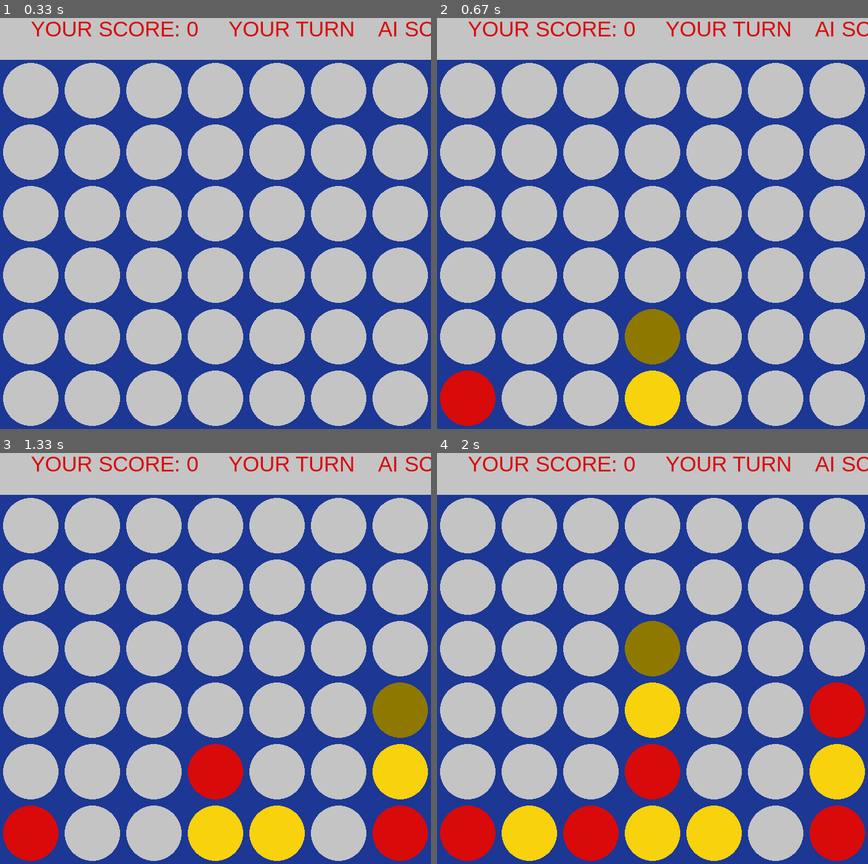
Above: before the commit, frames 1-4 (two rows, left to right).
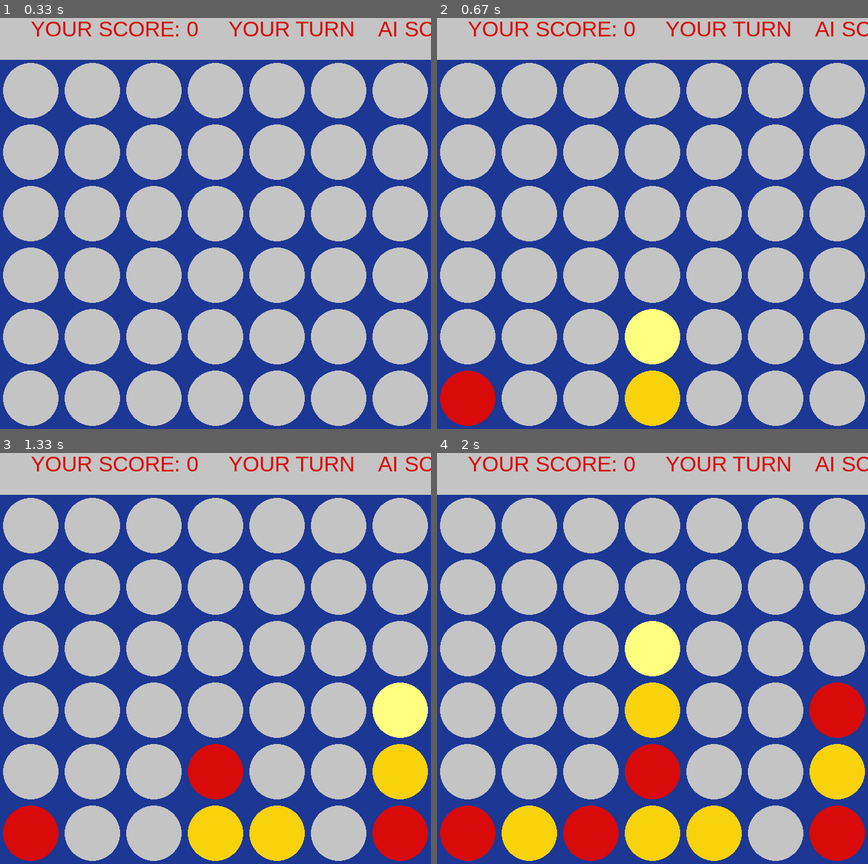
Above: after the commit, the same moments.

Repository: Alimohamad21/Connect-Four-AI
Game: pygame game, started from main.py
Two runs of this game, one before a commit and one after it. Both use one fixed random seed, a clock stepped at 60 frames per second and the inputs below.
Inputs (mouse positions are in pixels of both pictures, inside the frame that each line leads up to):
- Up to frame 1 (0.33 s): no input
- Up to frame 2 (0.67 s): click (652, 215) at 0.38 s
- Up to frame 3 (1.33 s): click (258, 744) at 0.72 s; click (374, 802) at 1.05 s
- Up to frame 4 (2 s): click (549, 563) at 1.38 s; click (652, 699) at 1.72 s

Frame 1 is identical in both runs. In frame 2, 1.3% of the frame differs, in the area x 43-57%, y 70-85%; in frame 3, 1.3%; in frame 4, 1.3%.

Commit message:
minor changes for GUI

Diff:
--- a/constants.py
+++ b/constants.py
@@ -4,7 +4,7 @@
 RED = (216, 10, 10, 1)
 YELLOW = (248, 210, 12, 1)
 GREY = (196, 196, 196, 1)
-FADED_YELLOW = (142, 120, 0, 1)
+FADED_YELLOW = (255, 255, 127) #(142, 120, 0, 1)
 ROW_COUNT = 6  # number of rows
 COLUMN_COUNT = 7  # number of columns
 SQUARE_SIZE = 100
--- a/gui.py
+++ b/gui.py
@@ -21,6 +21,7 @@
     SCREEN.fill(BLACK)
     drawBoard()
     selectedColumn = 0
+    print(pygame.font.get_fonts())
     while True:
         if isFull(boardState):
             if yellowScore>redScore:
@@ -34,7 +35,7 @@
         displayGameState(message)
         x = pygame.mouse.get_pos()[0]
         y = pygame.mouse.get_pos()[1]
-        print(f'x:{x} y:{y}')
+        # print(f'x:{x} y:{y}')
         if isUserTurn:
             if y > 100:
                 if x // 100 == selectedColumn:
@@ -44,6 +45,8 @@
                 else:
                     selectedColumn = x // 100
                     drawBoard()
+            else:
+                drawBoard()
         else:
             column = randint(0, 6)
             while isColumnFull(boardState, column):
@@ -53,7 +56,7 @@
             drawBoard()
             isUserTurn = True
         for event in pygame.event.get():
-            if event.type == pygame.MOUSEBUTTONDOWN and isUserTurn:
+            if event.type == pygame.MOUSEBUTTONDOWN and isUserTurn and y > 100:
                 if not isColumnFull(boardState, selectedColumn):
                     boardState = insertAtColumn(boardState, selectedColumn, 'Y')
                     isUserTurn = False
@@ -78,7 +81,7 @@
                      (0, 0, WINDOW_WIDTH, 100))
     font = pygame.font.SysFont('Arial', 35)
     SCREEN.blit(font.render(message, True, RED), (50, 30))
-
+# inkfree for you win
 
 def drawBoard():
     color = None
--- a/stateFunctions.py
+++ b/stateFunctions.py
@@ -34,10 +34,9 @@
 
 
 def insertAtColumn(boardState, j, color):
-    for i in range(5, -1, -1):
-        if getElementAtIndex(boardState, i, j) == 'E':
-            index = i * 7 + j
-            return boardState[:index] + color + boardState[index + 1:]
+    i = getPlayableRow(boardState, j)
+    index = 7*i+j
+    return boardState[:index] + color + boardState[index + 1:]
 
 
 def printBoard(boardState):
